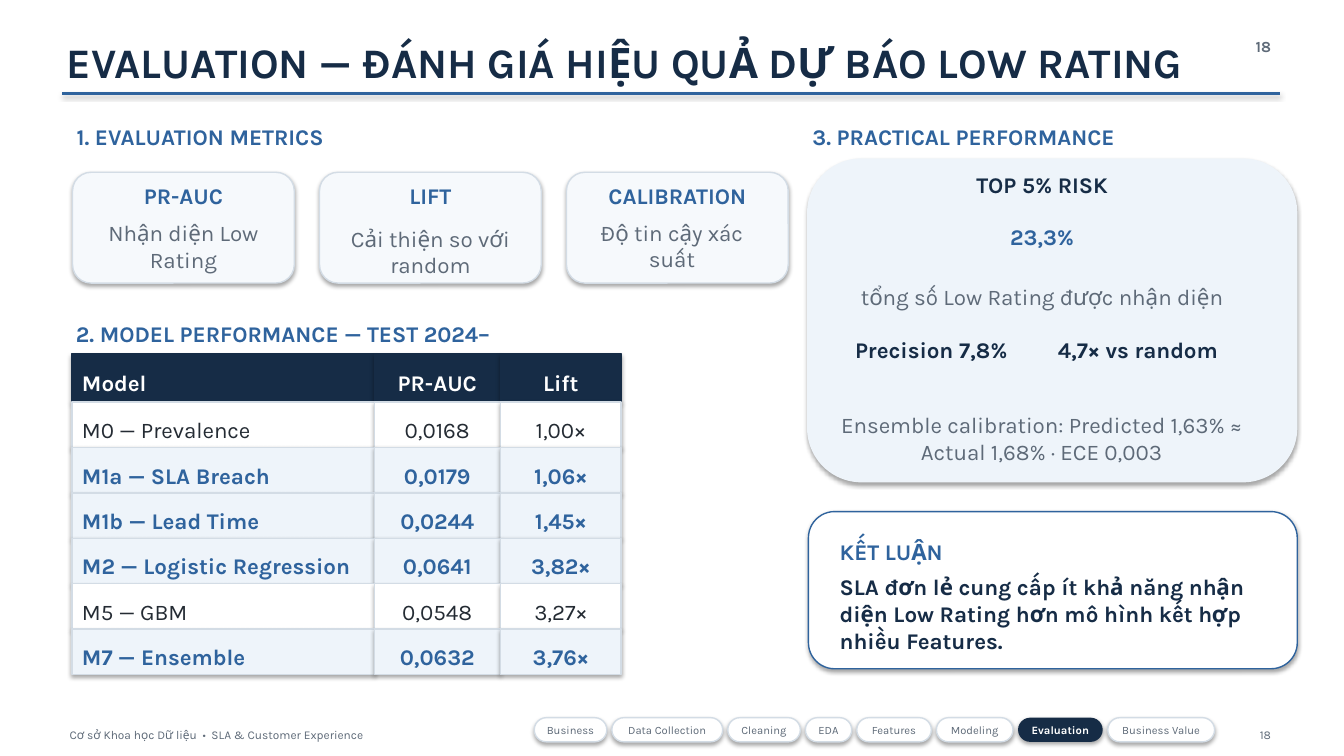
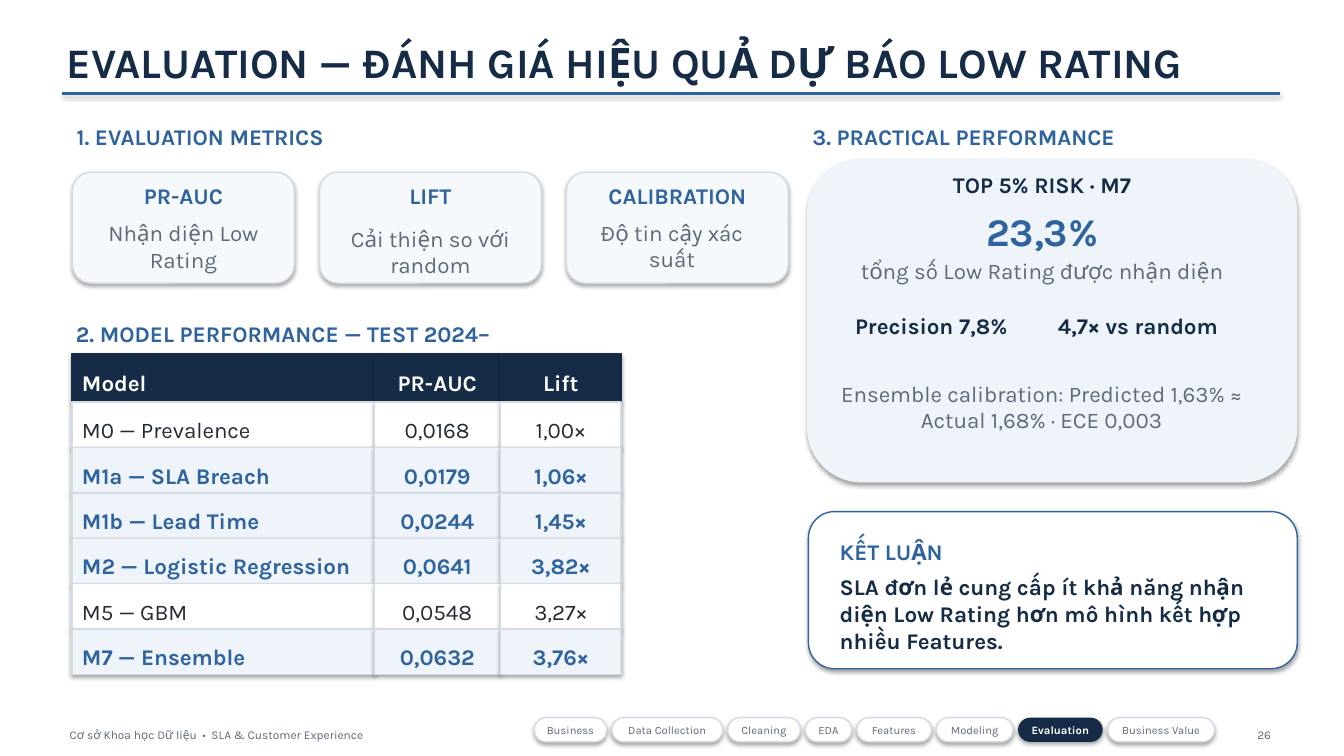
Before and after one commit to justasillyboy/datascience_hcmute, a slide deck: slide 26 of reports/Slide/SLA_DataScience_fix.pptx (slide 22 before the commit). Drawn at 1344x756 pixels with LibreOffice and Linux fonts; fonts in the diff are those of the drawing. Boxes give left, top, right and bottom in pixels: in the first picture for what was removed or moved away, otherwise in the second. Text is boxed around its words. In the diff, an @@ line names an element or a change of style, - is before the commit and + after.

```diff
--- a/reports/Slide/SLA_DataScience_fix.pptx
+++ b/reports/Slide/SLA_DataScience_fix.pptx
@@ text removed at <box>1256,42,1271,52</box> @@
-18
@@ text at <box>953,178,1131,194</box>: text changed @@
-TOP 5% RISK
+TOP 5% RISK · M7
@@ text "23,3%": place and size @@
-text "23,3%" at <box>1010,230,1074,248</box>
+text "23,3%" at <box>986,220,1098,251</box>
@@ text "23,3%" at <box>986,220,1098,251</box>: size 16 to 28 pt @@
@@ 3 texts: place and size @@
-3 texts at <box>855,290,1218,361</box>
+3 texts at <box>855,264,1218,337</box>
@@ text "Ensemble calibration: Predicted 1,63% ≈ ...": place and size @@
-text "Ensemble calibration: Predicted 1,63% ≈ ..." at <box>841,417,1225,462</box>
+text "Ensemble calibration: Predicted 1,63% ≈ ..." at <box>841,386,1225,430</box>
@@ text at <box>1257,731,1271,739</box>: text changed @@
-18
+26
```
Also in this commit, not shown: 23 other slides changed, 5 slides added, 20 other files.
